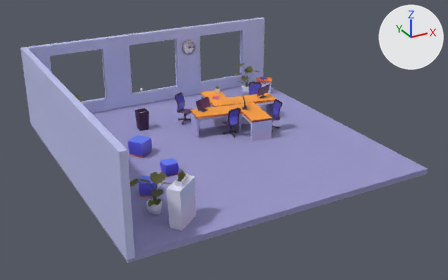
Renders of the glTF model public/office.glb from each side of a commit.
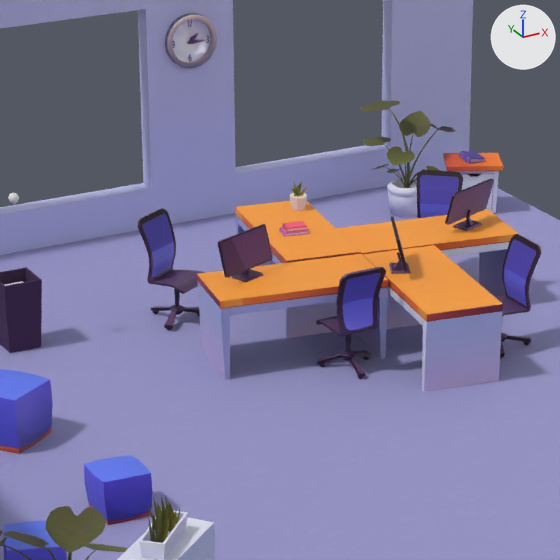
Each version appears first whole from a 50 mm lens placed at (-9.07, -17.3, 8.68), pointed at (0.11, -0.6, 0.32), and next in a close-up on the part from 31% to 64% of the width and 13% to 67% of the height. The axes (+X, +Y, +Z) are drawn at upper right. The lights are the same throughout. Objects named as collision shapes, trigger or cutter boxes, shadow casters or lower levels of detail are left out. Where no turn or scale is listed for an object, it has been applied to the vertices. Vertices at the same position are counted once.

The first close-up shows 'Bucket', 'Chair.001', 'Chair.002', 'Chair.004', 'Desk.001', 'Desk.002', 'Desk.003', 'Desk.004', 'Ground', 'Pouf.002', 'Pouf.004', 'Wall', 'plant'.
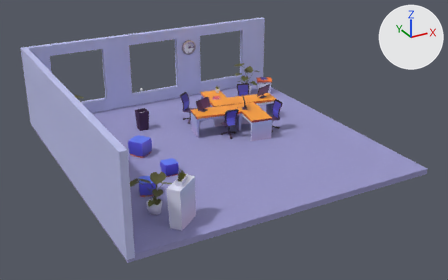
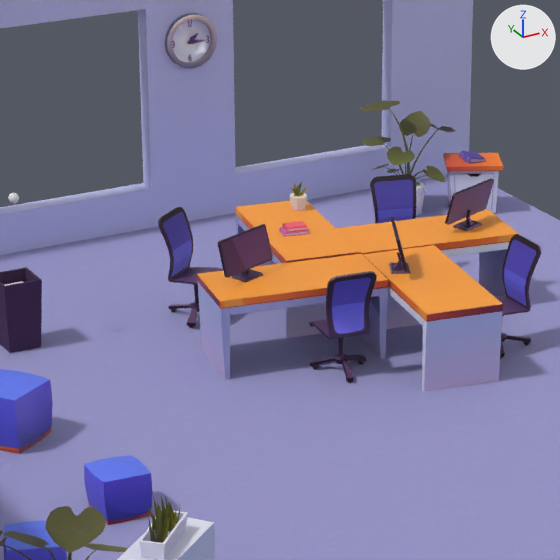
Patch to the scene script:
```diff
--- a/public/office.glb.py
+++ b/public/office.glb.py
@@ me_sphere_001 @@
 me_sphere_001.from_pydata(...)  # 394 vertices, 752 faces; spans x -0.308..0.267, y -0.272..0.28, z -0.357..0.721
 # used by ob_chair_001; location = (0.912, 0.275, 0.354); rotation_euler = (0.0, 0.0, -1.55), in degrees (0, 0, -89)
+# me_sphere_001 part 1: the whole mesh is multiplied about the mesh origin by the matrix ((31.056, 0.0, 0.0), (0.0, 31.056, 0.0), (0.0, 0.0, 31.056))
 me_sphere_001.materials.append(mat_material_003)
@@ me_sphere_002 @@
 me_sphere_002.from_pydata(...)  # 394 vertices, 752 faces; spans x -0.308..0.267, y -0.272..0.28, z -0.357..0.721
 # used by ob_chair_002; location = (-0.037, 2.242, 0.354); rotation_euler = (0.0, 0.0, 2.089), in degrees (0, 0, 120)
+# me_sphere_002 part 2: the whole mesh is multiplied about the mesh origin by the matrix ((31.056, 0.0, 0.0), (0.0, 31.056, 0.0), (0.0, 0.0, 31.056))
 me_sphere_002.materials.append(mat_material_003)
@@ me_sphere_003 @@
 me_sphere_003.from_pydata(...)  # 394 vertices, 752 faces; spans x -0.308..0.267, y -0.272..0.28, z -0.357..0.721
 # used by ob_chair_004; location = (2.902, 2.034, 0.354); rotation_euler = (0.0, 0.0, 0.875), in degrees (0, 0, 50)
+# me_sphere_003 part 3: the whole mesh is multiplied about the mesh origin by the matrix ((31.056, 0.0, 0.0), (0.0, 31.056, 0.0), (0.0, 0.0, 31.056))
 me_sphere_003.materials.append(mat_material_003)
@@ ob_chair_001 @@
 ob_chair_001 = bpy.data.objects.new('Chair.001', me_sphere_001)
-ob_chair_001.location = (0.912, 0.275, 0.354)
-ob_chair_001.rotation_euler = (0.0, 0.0, -1.55)  # degrees (0, 0, -89)
+ob_chair_001.location = (0.8, 0.235, 0.354)
+ob_chair_001.rotation_euler = (0.0, 0.0, -1.672)  # degrees (0, 0, -96)
+ob_chair_001.scale = (0.0322, 0.0322, 0.0322)
@@ ob_chair_002 @@
 ob_chair_002 = bpy.data.objects.new('Chair.002', me_sphere_002)
-ob_chair_002.location = (-0.037, 2.242, 0.354)
-ob_chair_002.rotation_euler = (0.0, 0.0, 2.089)  # degrees (0, 0, 120)
+ob_chair_002.location = (0.16, 2.207, 0.354)
+ob_chair_002.rotation_euler = (0.0, 0.0, 2.183)  # degrees (0, 0, 125)
+ob_chair_002.scale = (0.0322, 0.0322, 0.0322)
@@ ob_chair_004 @@
 ob_chair_004 = bpy.data.objects.new('Chair.004', me_sphere_003)
-ob_chair_004.location = (2.902, 2.034, 0.354)
-ob_chair_004.rotation_euler = (0.0, 0.0, 0.875)  # degrees (0, 0, 50)
+ob_chair_004.location = (2.471, 2.097, 0.354)
+ob_chair_004.rotation_euler = (0.0, 0.0, 1.295)  # degrees (0, 0, 74)
+ob_chair_004.scale = (0.0322, 0.0322, 0.0322)
```

What differs and where, as boxes (x1, y1, x2, y2) in the close-ups (560 x 560 px):
'Chair.002', reshaped, moved, turned, rescaled: before (138, 209, 205, 330); after (158, 207, 223, 328)
'Chair.001', reshaped, moved, turned, rescaled: before (316, 267, 386, 379); after (309, 271, 377, 383)
'Chair.004', reshaped, moved, turned, rescaled: before (417, 170, 463, 218); after (370, 174, 416, 223)
